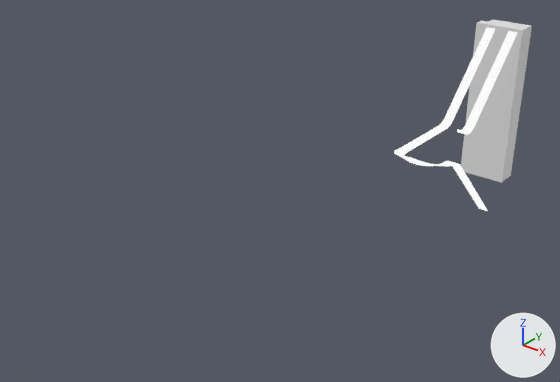
The glTF model Joy Test/Levels/Test_Cell/objects/slide_tower_objects/slide_tower/Slides_Tower.gltf as it was, and as the next commit left it.
The view is the same before and after, from a 50 mm lens placed at (547.0, -1134.0, 611.0), pointed at (-41.0, -398.0, 155.0). The axes (+X, +Y, +Z) are drawn at lower right. The lights are the same throughout. Objects named as collision shapes, trigger or cutter boxes, shadow casters or lower levels of detail are left out. Where no turn or scale is listed for an object, it has been applied to the vertices. Vertices at the same position are counted once.

Names of what the first picture shows: 'Slide_02', 'Slide_03', 'Tower'.
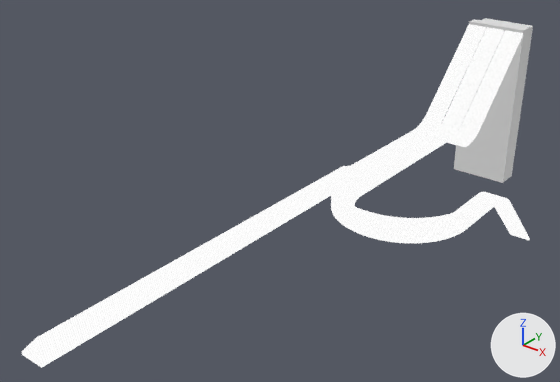
What differs and where, as boxes [x1, y1, x2, y2] in the pictures (560 x 382 px; the box of a moved part takes in the faces that stretch with it):
'Slide_04', added: after [22, 24, 486, 368]
'Slide_03', reshaped (96% wider, 17% taller): before [394, 27, 495, 211]; after [331, 27, 530, 243]
'Tower', reshaped (11% wider): before [461, 20, 532, 183]; after [454, 18, 533, 183]
'Slide_02', reshaped (29% wider, 12% taller): before [457, 31, 518, 135]; after [444, 30, 523, 147]
part 2 of me_cube, moved or reshaped: before [461, 21, 488, 172]; after [454, 19, 480, 170]

Diff of the bpy script that builds the scene:
```diff
--- a/Joy Test/Levels/Test_Cell/objects/slide_tower_objects/slide_tower/Slides_Tower.gltf.py
+++ b/Joy Test/Levels/Test_Cell/objects/slide_tower_objects/slide_tower/Slides_Tower.gltf.py
@@ me_plane_003 @@
 # used by ob_slide_02; location = (0.0, -16.0, 0.0)
-me_plane_003.from_pydata(...)  # 64 vertices, 124 faces; spans x 32.0..48.0, y -11.0..151.0, z 140.0..279.0
+me_plane_003.from_pydata(...)  # 64 vertices, 124 faces; spans x 26.0..58.0, y -45.0..151.0, z 129.0..279.0
+# me_plane_003 part 1: 64 of 64 vertices moved; they spanned x 32.0..48.0, y -11.0..151.0, z 140.0..279.0 and now span x 26.0..58.0, y -45.0..151.0, z 129.0..279.0; mean shift (2.0, -17.0, -7.0); largest move (48.0, -11.0, 147.0) -> (58.0, -45.0, 143.0)
 me_plane_003.materials.append(mat_plaza_tile)
@@ me_plane_005 @@
 # used by ob_slide_03; location = (0.0, -16.0, 0.0)
-me_plane_005.from_pydata(...)  # 208 vertices, 414 faces; spans x -8.0..88.0, y -176.0..151.0, z 3.0..279.0
+me_plane_005.from_pydata(...)  # 840 vertices, 1676 faces; spans x -8.0..184.0, y -375.0..151.0, z 2.0..279.0
+# me_plane_005 part 3: 205 vertices removed from x -8.0..88.0, y -176.0..151.0, z 3.0..279.0; 837 vertices added at x -8.0..184.0, y -375.0..151.0, z 2.0..279.0
 me_plane_005.materials.append(mat_plaza_tile)
@@ me_cube @@
 me_cube.from_pydata(...)  # 16 vertices, 26 faces; spans x -28.0..56.0, y 135.0..175.0, z 0.0..284.0
 # used by ob_tower; location = (0.0, 0.0, 0.0)
+# me_cube part 2: all 10 vertices in x -28.0..-16.0, y 135.0..175.0, z 0.0..284.0 are moved by (-14.0, 0.0, 0.0)
 me_cube.materials.append(mat_material)
@@ me_plane_008 @@
+me_plane_008.from_pydata(...)  # 112 vertices, 220 faces; spans x -42.0..-10.0, y -791.0..151.0, z 129.0..279.0
+me_plane_008.materials.append(mat_plaza_tile)
@@ ob_slide_04 @@
+ob_slide_04 = bpy.data.objects.new('Slide_04', me_plane_008)
+ob_slide_04.location = (0.0, -16.0, 0.0)
```
